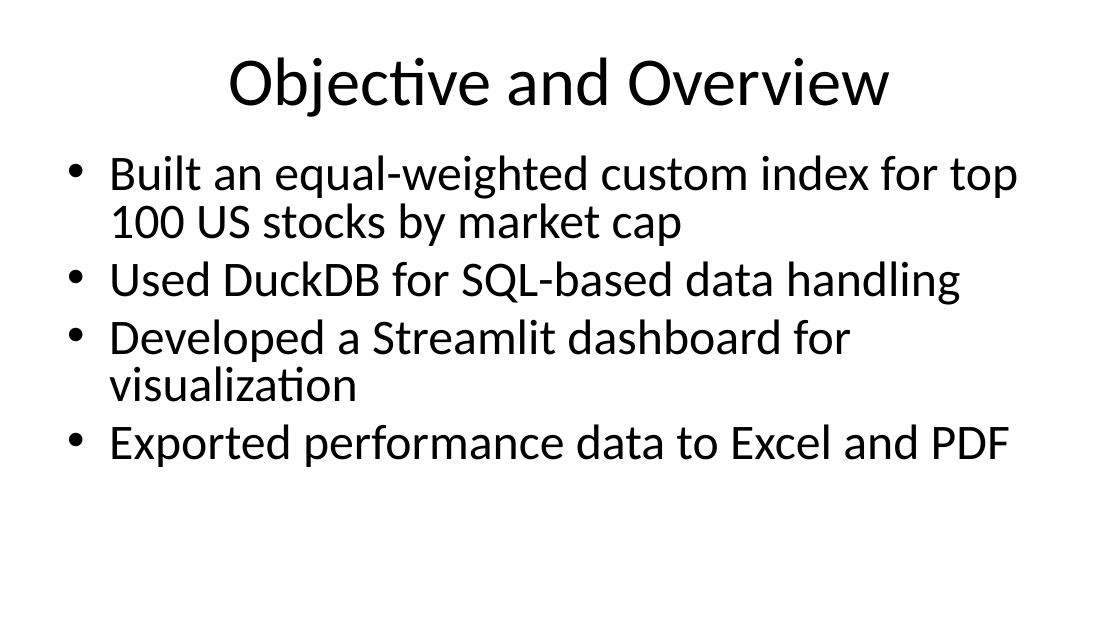
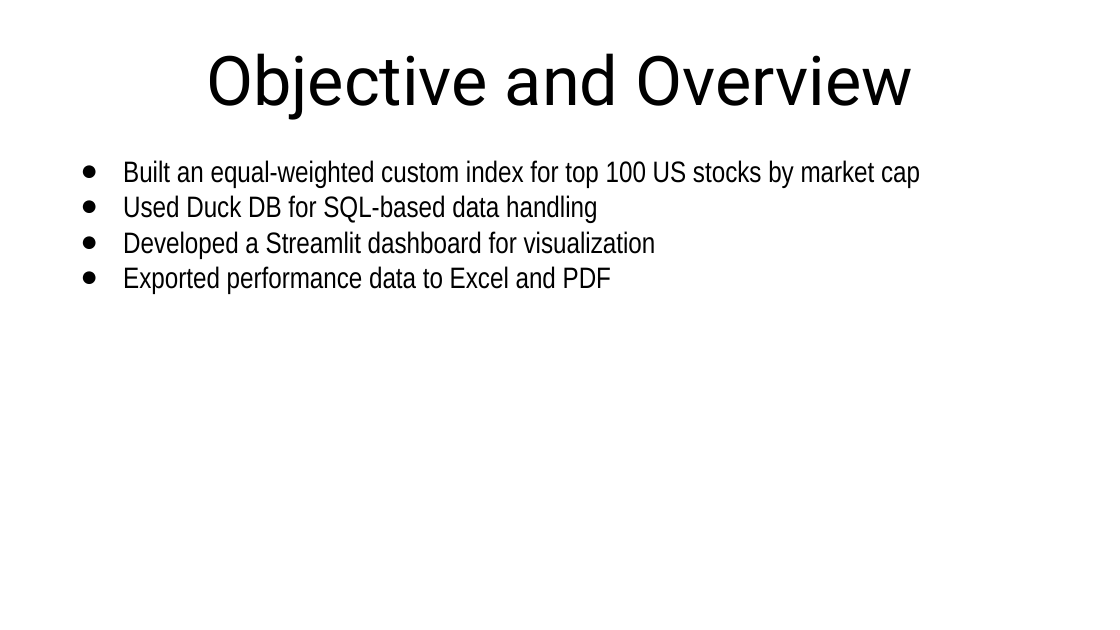
Before and after one commit to anuj-2001/us-stocks-viz, a slide deck: slide 2 of assignment.pptx (slide 3 before the commit). Drawn at 1120x630 pixels with LibreOffice and Linux fonts; fonts in the diff are those of the drawing. Boxes give left, top, right and bottom in pixels: in the first picture for what was removed or moved away, otherwise in the second. Text is boxed around its words. In the diff, an @@ line names an element or a change of style, - is before the commit and + after.

```diff
--- a/assignment.pptx
+++ b/assignment.pptx
@@ title "Objective and Overview" at box(206, 53, 912, 120): font Calibri to Roboto @@
@@ text at box(123, 160, 920, 293): size 32 to 19 pt, font Calibri to Arial Narrow in "Built an equal-weighted custom index for top ...", "Developed a Streamlit dashboard for visualization", "Exported performance data to Excel and PDF"; bullet • to ●; line spacing 0.8 to 1; less space between paragraphs @@
@@ text at box(123, 195, 597, 222): text changed; size 32 to 19 pt; font Calibri to Arial Narrow @@
-• Used DuckDB for SQL-based data handling
+● Used Duck DB for SQL-based data handling
```
Also in this commit, not shown: 6 other slides changed, 1 slide removed, 2 other files.
